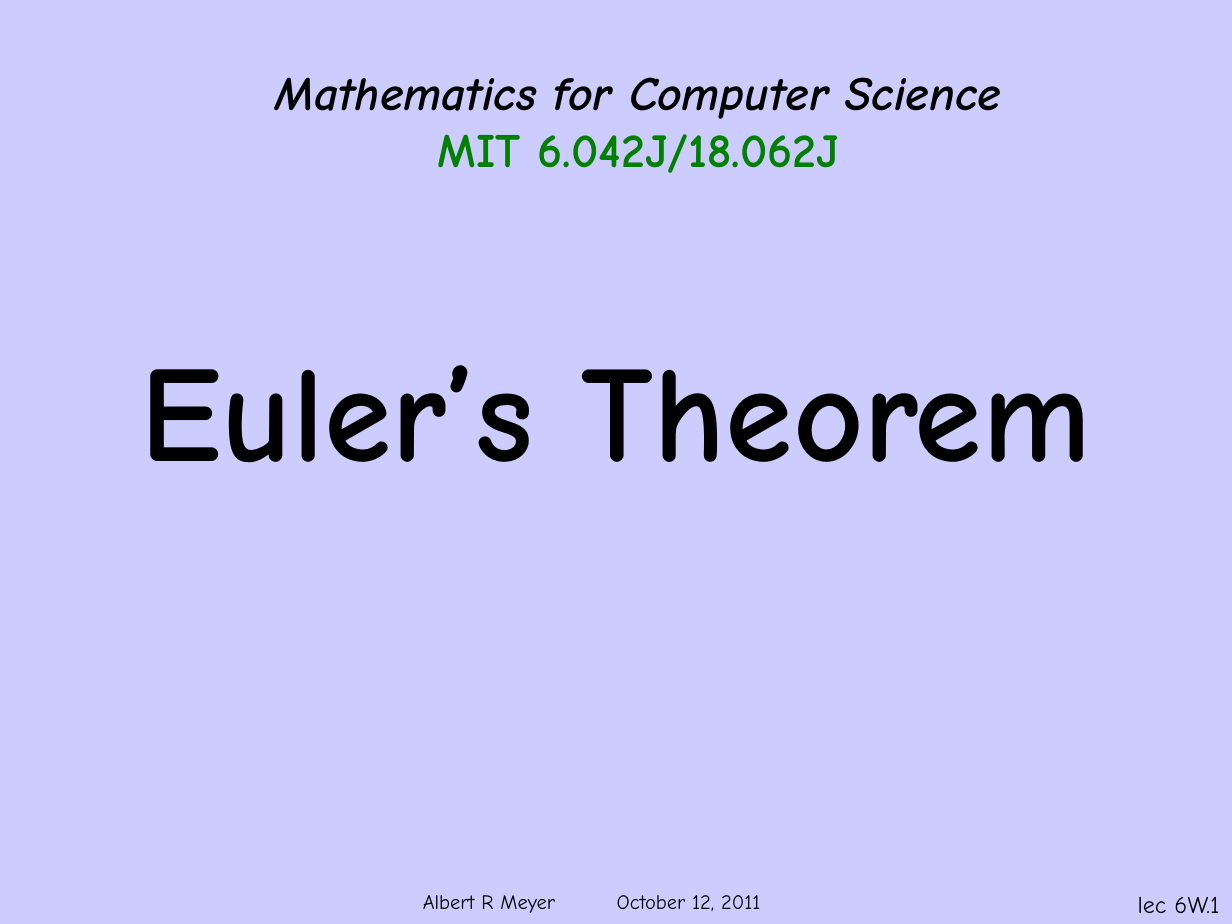
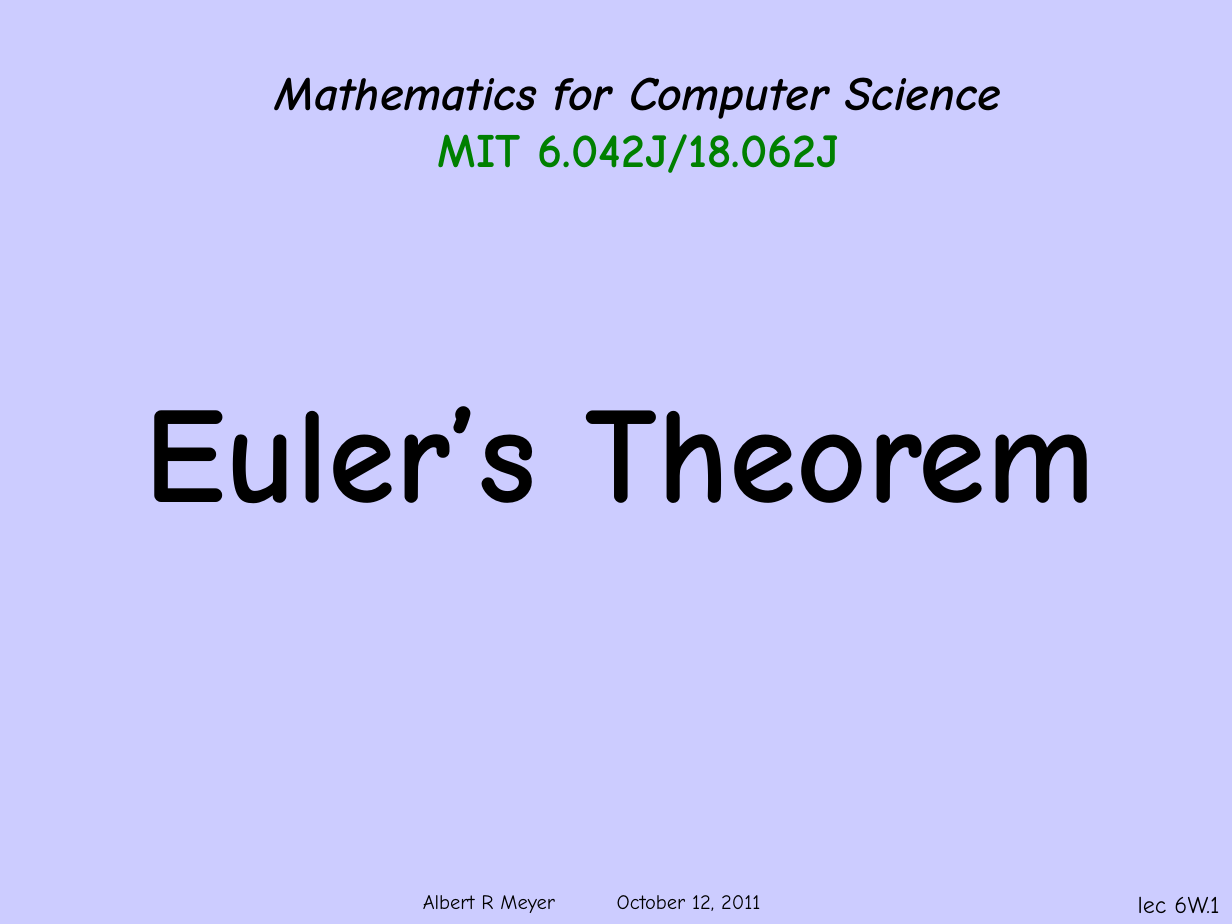
Before and after one commit to armeyer/mcs_web, a slide deck: slide 1 of fall11/slidesF11/slides6w.pptx. Drawn at 1232x924 pixels with LibreOffice and Linux fonts; fonts in the diff are those of the drawing; background and template pictures are left out. Boxes give left, top, right and bottom in pixels: in the first picture for what was removed or moved away, otherwise in the second. Text is boxed around its words. In the diff, an @@ line names an element or a change of style, - is before the commit and + after.

Commit message:
slides6w trivial edit

```diff
--- a/fall11/slidesF11/slides6w.pptx
+++ b/fall11/slidesF11/slides6w.pptx
@@ subtitle "Euler’s Theorem": place and size @@
-subtitle "Euler’s Theorem" at [140, 365, 1091, 463]
+subtitle "Euler’s Theorem" at [144, 406, 1095, 504]
```
